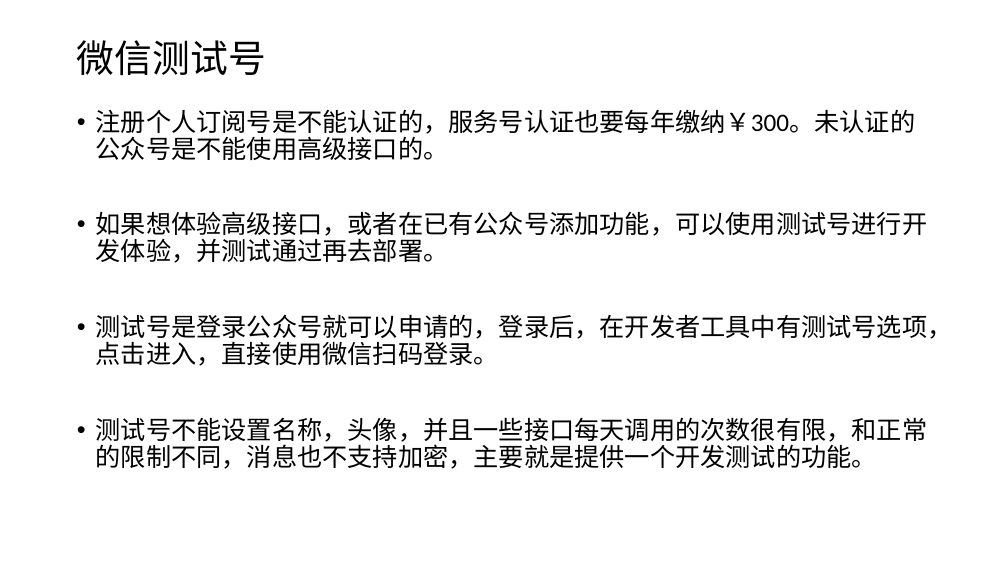
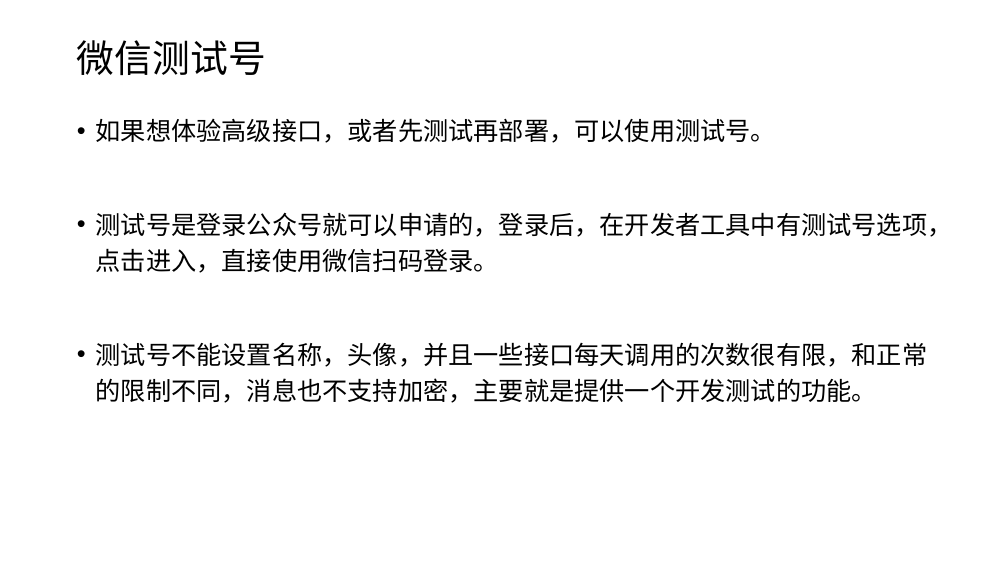
Before and after one commit to edu2act/course-wechat-and-miniprogram, a slide deck: slide 6 of 公众号开发常见问题.pptx (slide 4 before the commit). Drawn at 1008x567 pixels with LibreOffice and Linux fonts; fonts in the diff are those of the drawing. Boxes give left, top, right and bottom in pixels: in the first picture for what was removed or moved away, otherwise in the second. Text is boxed around its words. In the diff, an @@ line names an element or a change of style, - is before the commit and + after.

```diff
--- a/公众号开发常见问题.pptx
+++ b/公众号开发常见问题.pptx
@@ text at (x1=96, y1=118, x2=776, y2=143): text changed @@
-• 注册个人订阅号是不能认证的，服务号认证也要每年缴纳￥300。未认证的公众号是不能使用高级接口的。
-• 如果想体验高级接口，或者在已有公众号添加功能，可以使用测试号进行开发体验，并测试通过再去部署。
+• 如果想体验高级接口，或者先测试再部署，可以使用测试号。
@@ text at (x1=96, y1=212, x2=953, y2=403): line spacing 0.9 to 1.2 @@
```
Also in this commit, not shown: 5 other slides changed, 4 slides added, 6 other files.
